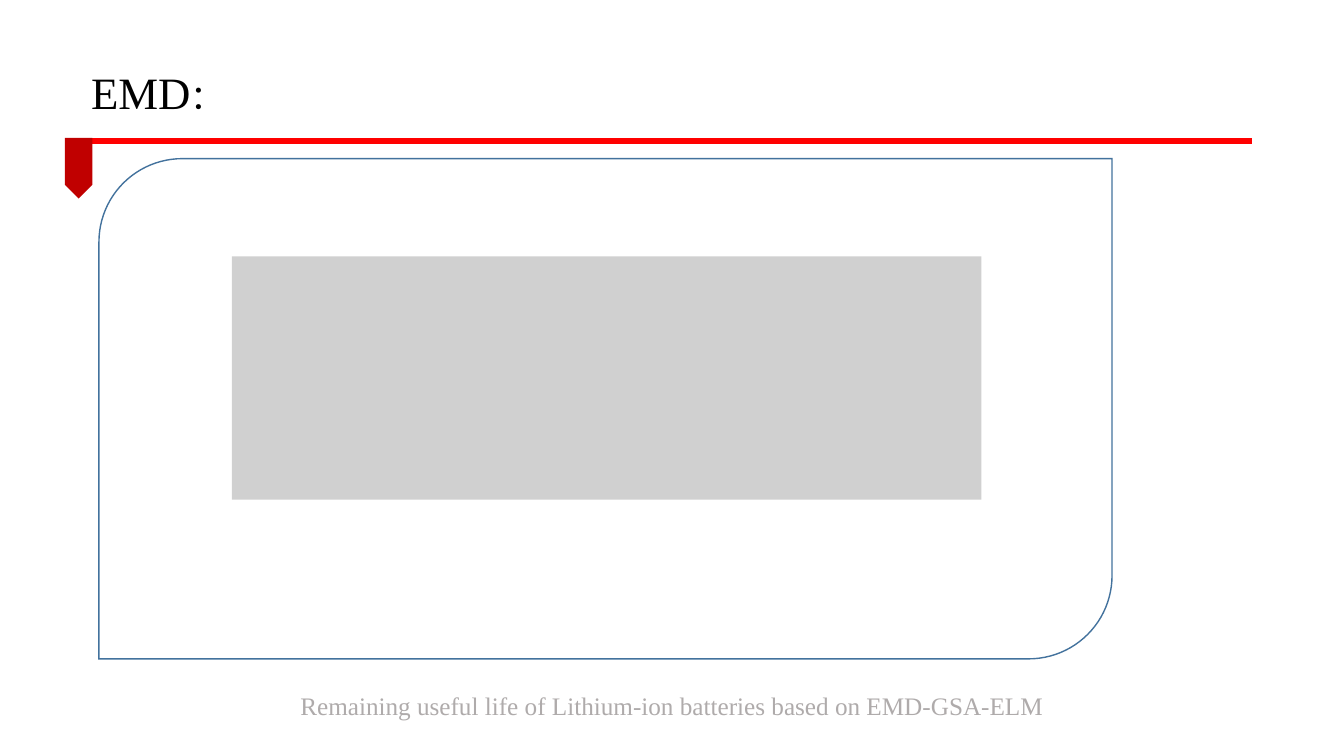
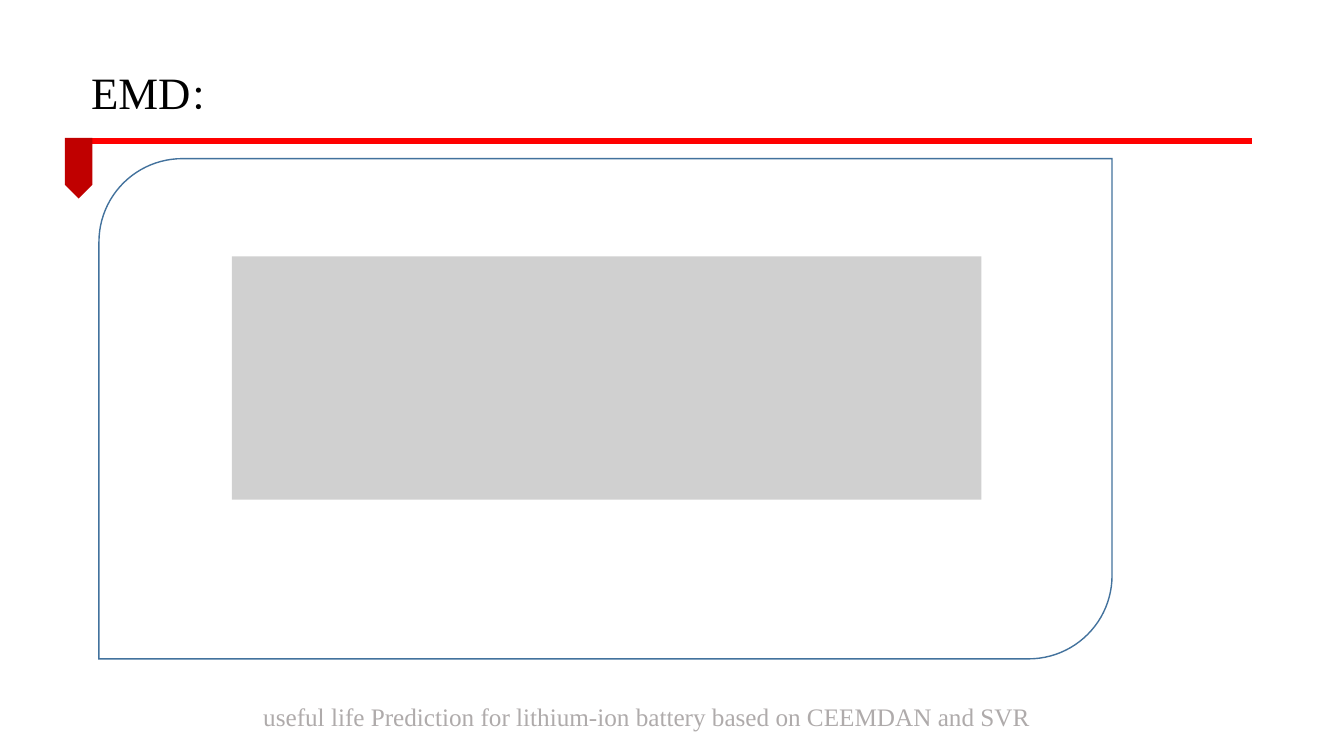
Before and after one commit to lucking666/sys, a slide deck: slide 6 of 卢老师论文汇报/CEEMDAN汇报.pptx (slide 7 before the commit). Drawn at 1344x756 pixels with LibreOffice and Linux fonts; fonts in the diff are those of the drawing; grey boxes stand for pictures; background and template pictures are left out. Boxes give left, top, right and bottom in pixels: in the first picture for what was removed or moved away, otherwise in the second. Text is boxed around its words. In the diff, an @@ line names an element or a change of style, - is before the commit and + after.

```diff
--- a/卢老师论文汇报/CEEMDAN汇报.pptx
+++ b/卢老师论文汇报/CEEMDAN汇报.pptx
@@ text at <box>263,708,1029,731</box>: text changed @@
-Remaining useful life of Lithium-ion batteries based on EMD-GSA-ELM
+useful life Prediction for lithium-ion battery based on CEEMDAN and SVR
```
Also in this commit, not shown: 2 other slides changed, 2 slides added, 4 slides removed, 2 other files.
